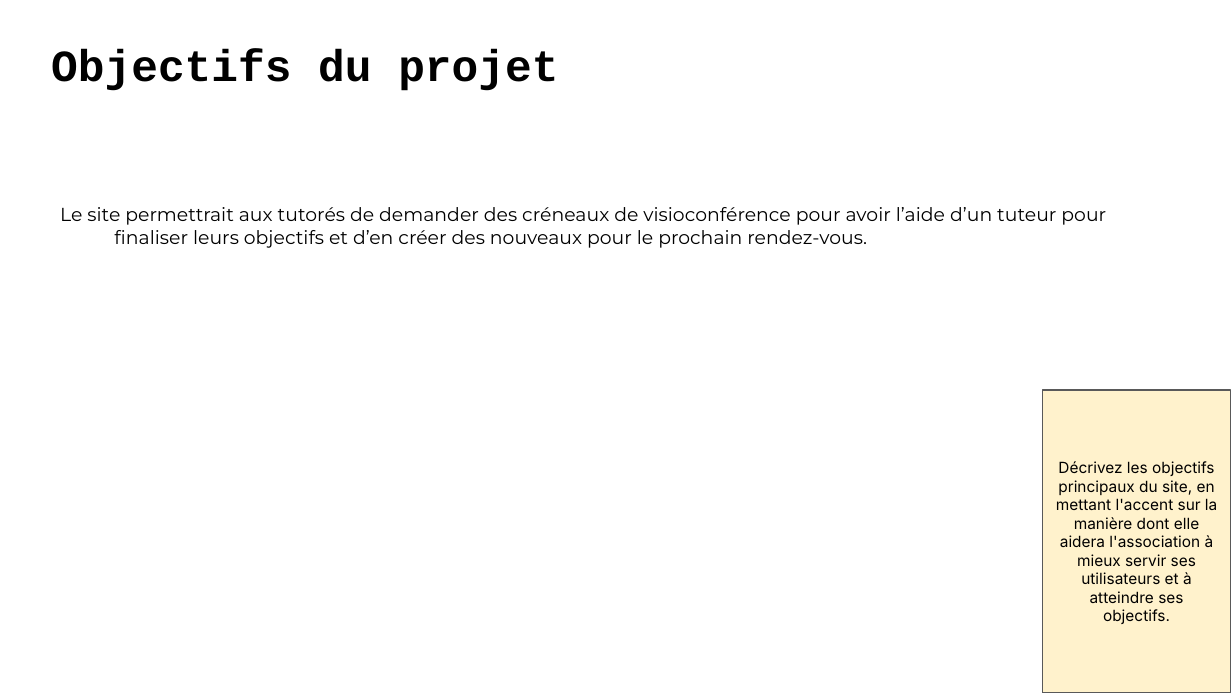
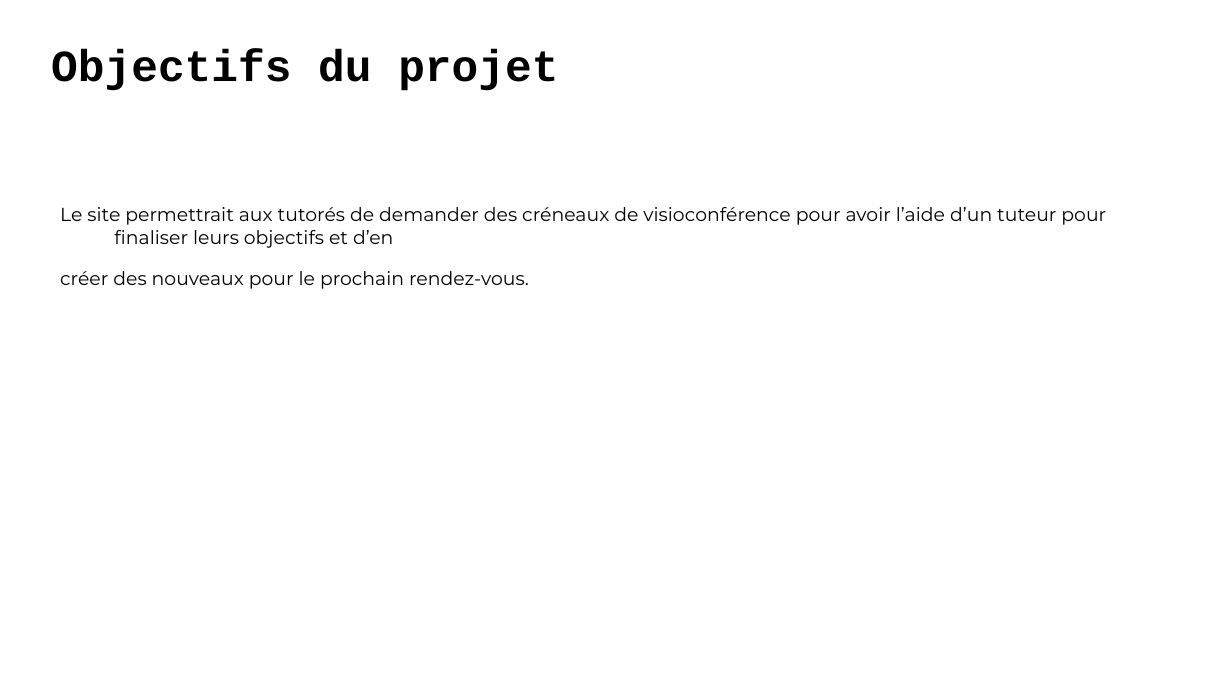
Before and after one commit to LuDetling/Avenirs, a slide deck: slide 4 of Presentation+P9+-+DA+-+Avenirs.odp. Drawn at 1232x693 pixels with LibreOffice and Linux fonts; fonts in the diff are those of the drawing. Boxes give left, top, right and bottom in pixels: in the first picture for what was removed or moved away, otherwise in the second. Text is boxed around its words. In the diff, an @@ line names an element or a change of style, - is before the commit and + after.

```diff
--- a/Presentation+P9+-+DA+-+Avenirs.odp
+++ b/Presentation+P9+-+DA+-+Avenirs.odp
@@ text at [60,207,1106,289]: text changed @@
-Le site permettrait aux tutorés de demander des créneaux de visioconférence pour avoir l’aide d’un tuteur pour finaliser leurs objectifs et d’en créer des nouveaux pour le prochain rendez-vous.
+Le site permettrait aux tutorés de demander des créneaux de visioconférence pour avoir l’aide d’un tuteur pour finaliser leurs objectifs et d’en
+créer des nouveaux pour le prochain rendez-vous.
@@ rectangle removed at [1042,391,1230,693] @@
-Décrivez les objectifs principaux du site, en mettant l'accent sur la manière dont elle aidera l'association à mieux servir ses utilisateurs et à atteindre ses objectifs.
```
Also in this commit, not shown: 6 other slides changed, 5 other files.
